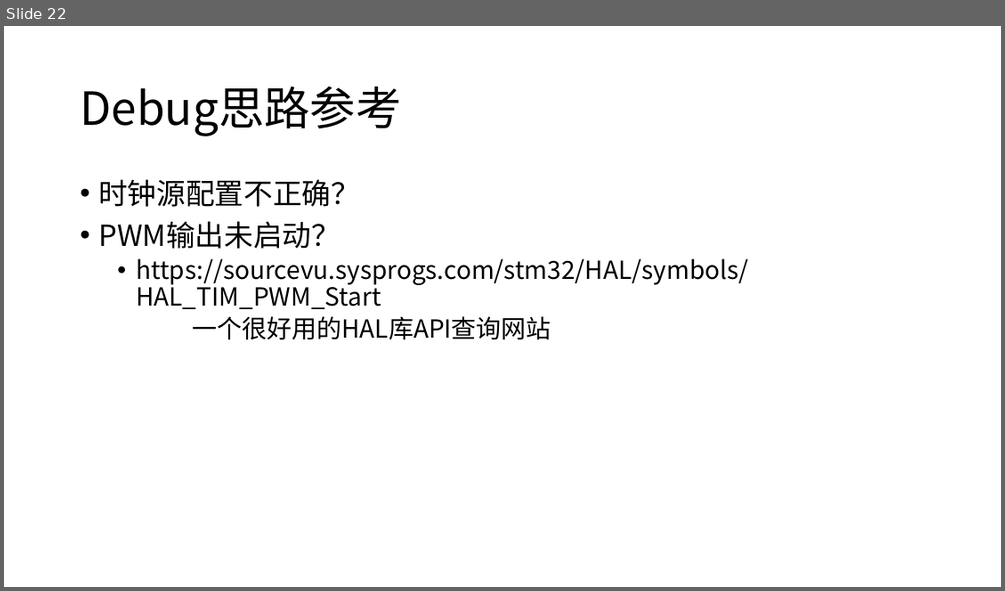
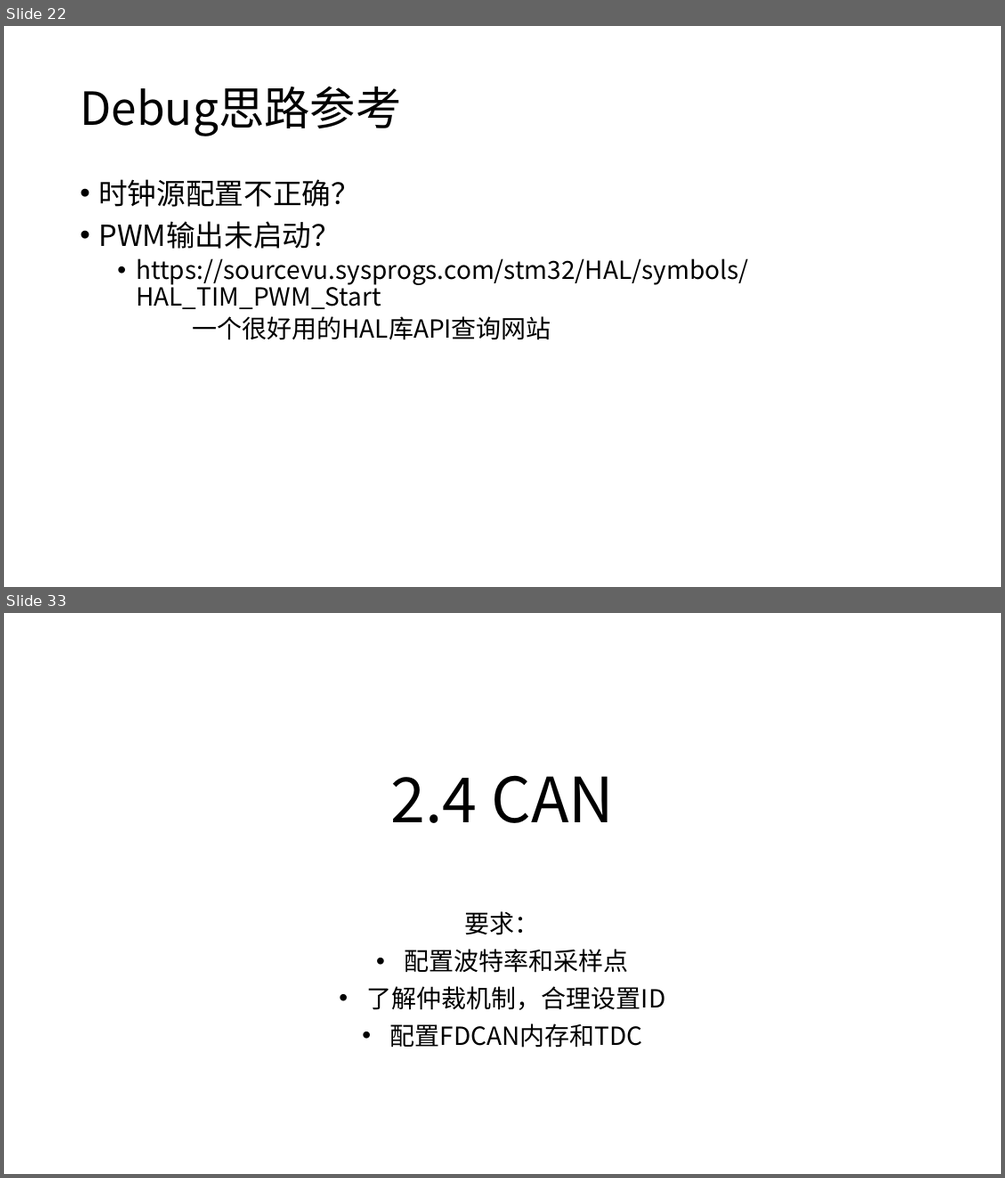
Before and after one commit to JLU-Robomaster-Embedded/embedded_tutorial, a slide deck: 2_STM32基本功能.pptx. Shown one above the other, each under a label of ours: slide 22 before the commit, slides 22 and 33 after it; the slides between them are not shown. The pictures are 1005x591 and 1005x1178 pixels, drawn with LibreOffice and Linux fonts; fonts in the diff are those of the drawing. Boxes give left, top, right and bottom in pixels: in the first picture for what was removed or moved away, otherwise in the second. Text is boxed around its words. In the diff, an @@ line names an element or a change of style, - is before the commit and + after.

```diff
--- a/2_STM32基本功能.pptx
+++ b/2_STM32基本功能.pptx
@@ slide 33 added at (4,613,1001,1174), background #FFFFFF @@
@@ title added at (391,775,614,823), 60 pt, text #000000 @@
+2.4 CAN
@@ subtitle added at (367,911,665,1047), 24 pt, text #000000 @@
+要求：
+• 配置波特率和采样点
+• 了解仲裁机制，合理设置ID
+• 配置FDCAN内存和TDC
```
Also in this commit, not shown: 18 other slides added.
